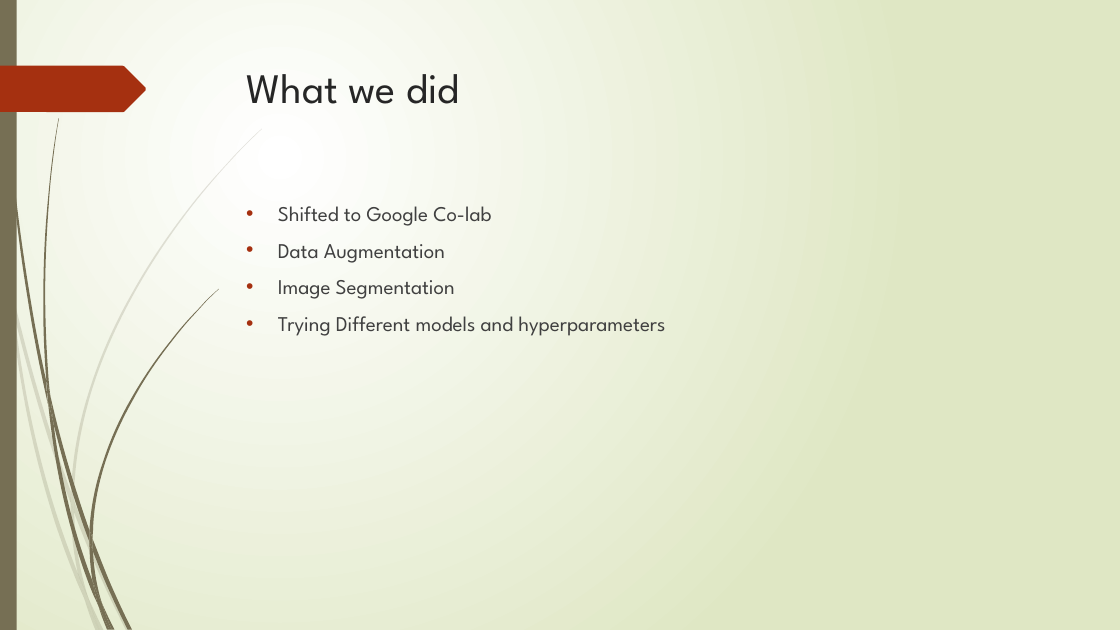
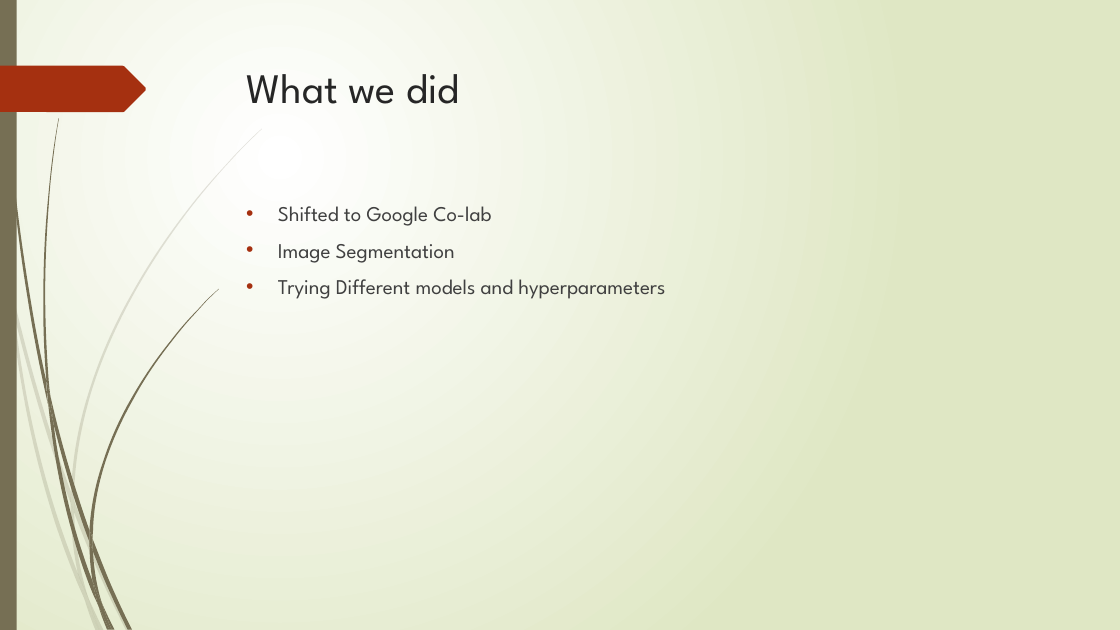
Before and after one commit to ShashankSaumya123/WBC-Classification, a slide deck: slide 3 of Presentation/Project Final.pptx. Drawn at 1120x630 pixels with LibreOffice and Linux fonts; fonts in the diff are those of the drawing. Boxes give left, top, right and bottom in pixels: in the first picture for what was removed or moved away, otherwise in the second. Text is boxed around its words. In the diff, an @@ line names an element or a change of style, - is before the commit and + after.

Commit message:
Updated ppt

```diff
--- a/Presentation/Project Final.pptx
+++ b/Presentation/Project Final.pptx
@@ text at (x1=278, y1=244, x2=445, y2=263): paragraph removed @@
-• Data Augmentation
```
Also in this commit, not shown: 3 other slides changed, 6 slides added, 1 slide removed.
